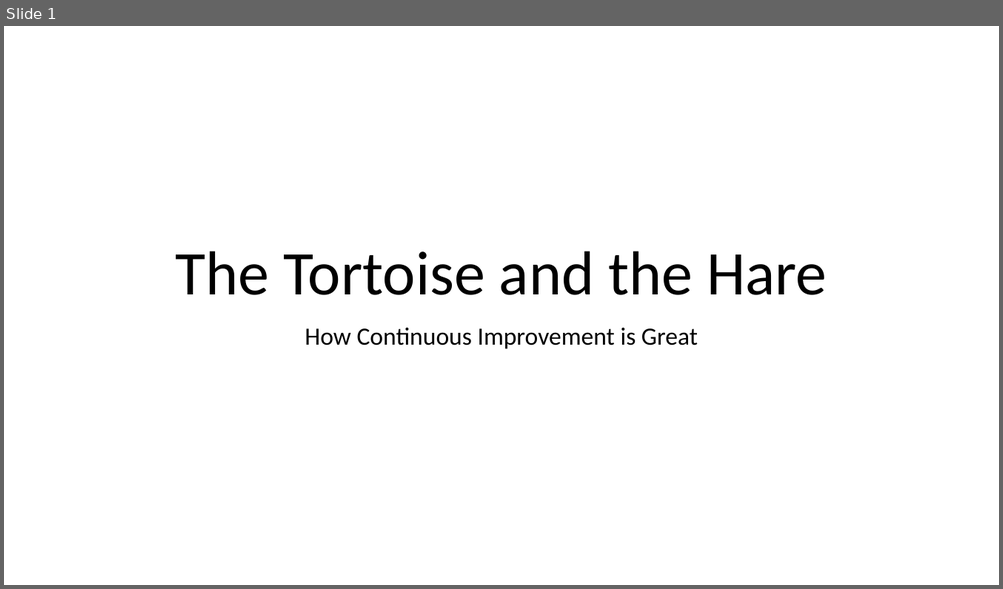
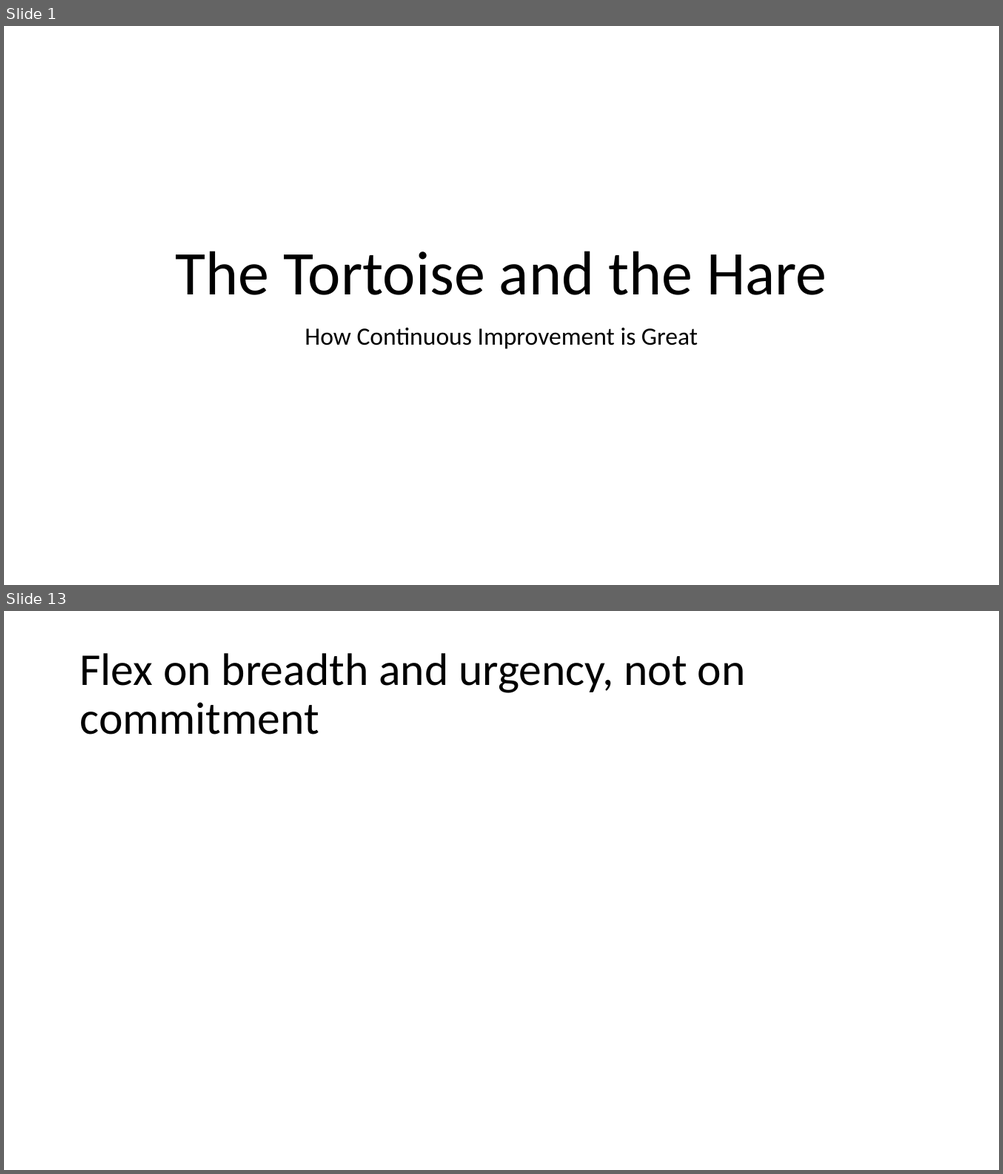
Before and after one commit to jugisahunk/presentations, a slide deck: tortoise-and-hare/tortoise-and-hare.pptx. Shown one above the other, each under a label of ours: slide 1 before the commit, slides 1 and 13 after it; the slides between them are not shown. The pictures are 1003x589 and 1003x1174 pixels, drawn with LibreOffice and Linux fonts; fonts in the diff are those of the drawing. Boxes give left, top, right and bottom in pixels: in the first picture for what was removed or moved away, otherwise in the second. Text is boxed around its words. In the diff, an @@ line names an element or a change of style, - is before the commit and + after.

```diff
--- a/tortoise-and-hare/tortoise-and-hare.pptx
+++ b/tortoise-and-hare/tortoise-and-hare.pptx
@@ slide 13 added at [4,611,999,1170], background #FFFFFF @@
@@ title added at [79,653,745,735], 44 pt, text #000000 @@
+Flex on breadth and urgency, not on commitment
```
Also in this commit, not shown: 28 other slides added, 1 other file.
